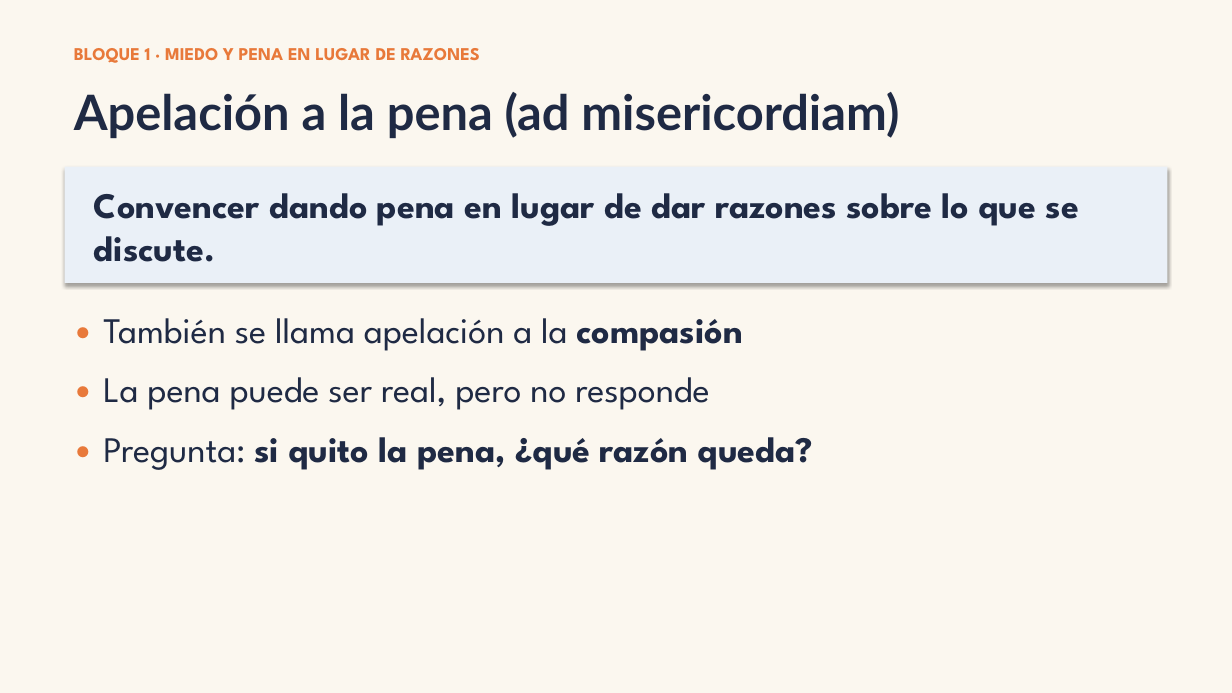
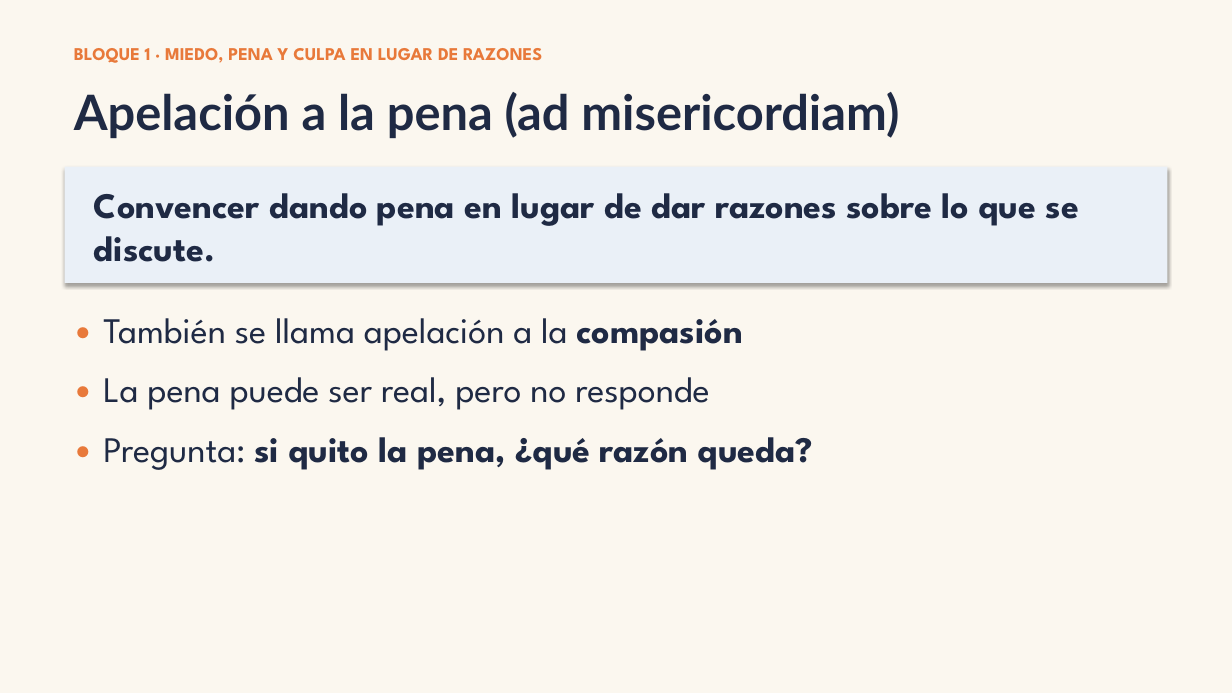
Before and after one commit to mikagiuri/pensamiento-critico-web, a slide deck: slide 7 of curso/pptx/S16.pptx. Drawn at 1232x693 pixels with LibreOffice and Linux fonts; fonts in the diff are those of the drawing. Boxes give left, top, right and bottom in pixels: in the first picture for what was removed or moved away, otherwise in the second. Text is boxed around its words. In the diff, an @@ line names an element or a change of style, - is before the commit and + after.

```diff
--- a/curso/pptx/S16.pptx
+++ b/curso/pptx/S16.pptx
@@ text at (x1=74, y1=48, x2=542, y2=63): text changed @@
-BLOQUE 1 · MIEDO Y PENA EN LUGAR DE RAZONES
+BLOQUE 1 · MIEDO, PENA Y CULPA EN LUGAR DE RAZONES
```
Also in this commit, not shown: 4 other slides changed, 45 other files.
